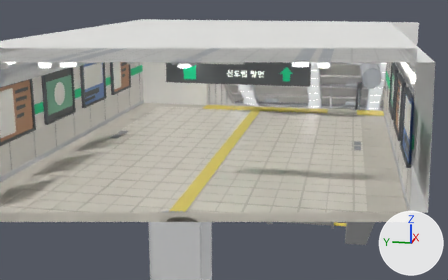
One commit to the glTF model game/public/models/map/Z4_DESCENT.glb: the scene before it, then after it.
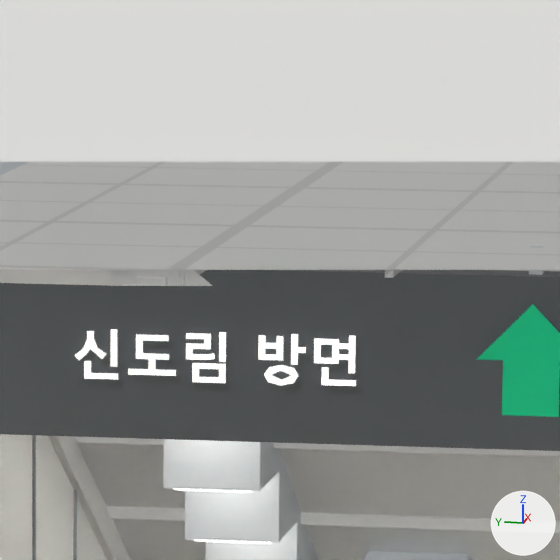
Old and new are each drawn from a camera (50 mm lens) standing at (70.76, 43.47, -1.21) and looking at (84.46, 46.21, -4.63) and again close up on the part from 48% to 65% of the width and 10% to 36% of the height. Every picture has the same lights, and +X, +Y and +Z are marked at lower right. The older version's two pictures come first. Everything nearer to the camera than a plane just in front of the edit is cut away. Where no turn or scale is listed for an object, it has been applied to the vertices. Vertices at exactly the same position are counted once.

Names of what the first close-up shows: 'B_Z4_ceil_grid', 'B_Z4_ceil_top', 'B_Z4_desc_ceil', 'B_Z4_desc_ribs', 'B_Z4_desc_wall', 'B_Z4_hq_desc_housing', 'B_Z4_hq_desc_panel', 'B_Z4_hq_desc_reveal', 'B_Z4_hq_tee', 'B_z4b_hq_sign_grn', 'B_z4b_hq_signbody', 'B_z4b_txtW' and 4 more.
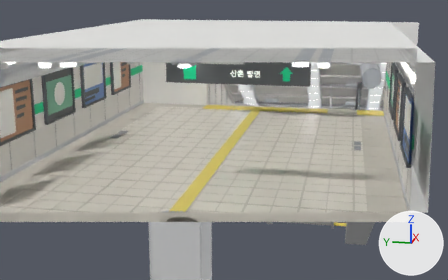
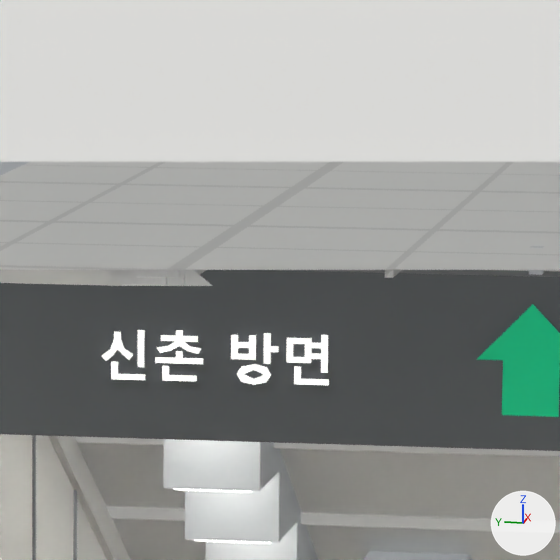
Boxes [x1, y1, x2, y2] around the edits, measured in the close-ups (560 x 560 px; the box of a moved part takes in the faces that stretch with it):
'B_z4b_txtW', reshaped (19% narrower)
    before: [74, 329, 356, 386]
    after: [102, 330, 329, 385]
part 1 of me_z4b_txtw_001, moved or reshaped
    before: [314, 335, 356, 373]
    after: [286, 335, 328, 373]
part 2 of me_z4b_txtw_001, moved or reshaped
    before: [291, 334, 306, 365]
    after: [263, 333, 279, 364]
part 3 of me_z4b_txtw_001, moved or reshaped
    before: [258, 335, 283, 361]
    after: [231, 335, 256, 360]
part 4 of me_z4b_txtw_001, moved or reshaped
    before: [74, 331, 106, 360]
    after: [102, 332, 133, 361]
part 5 of me_z4b_txtw_001, moved or reshaped
    before: [111, 329, 117, 367]
    after: [138, 330, 145, 367]
part 6 of me_z4b_txtw_001, moved or reshaped
    before: [84, 361, 118, 379]
    after: [111, 362, 145, 380]
part 7 of me_z4b_txtw_001, added
    after: [157, 330, 201, 354]
part 8 of me_z4b_txtw_001, added
    after: [155, 351, 203, 364]
part 9 of me_z4b_txtw_001, deleted
    before: [219, 332, 226, 362]
part 10 of me_z4b_txtw_001, cut back
    before: [128, 333, 356, 386]
    after: [162, 364, 329, 385]

What changed in the scene script:
```text
Change me_z4b_txtw_001:
    used by ob_b_z4b_txtw; location = (84.918, 45.796, -3.14)
    remove me_z4b_txtw_001.from_pydata(...)  # 246 vertices, 464 faces; spans x -0.003..0.003, y -0.427..0.435, z -0.084..0.072
    add me_z4b_txtw_001.from_pydata(...)  # 226 vertices, 424 faces; spans x -0.003..0.003, y -0.343..0.352, z -0.084..0.074
    me_z4b_txtw_001 part 1: the loose piece of 40 vertices spanning x -0.003..0.003, y -0.423..-0.298, z -0.042..0.072 is moved by (0.0, 0.083, 0.0)
    me_z4b_txtw_001 part 2: the loose piece of 16 vertices spanning x -0.003..0.003, y -0.273..-0.229, z -0.02..0.072 is moved by (0.0, 0.083, 0.0)
    me_z4b_txtw_001 part 3: the loose piece of 24 vertices spanning x -0.003..0.003, y -0.205..-0.13, z -0.009..0.065 is moved by (0.0, 0.083, 0.0)
    me_z4b_txtw_001 part 4: the loose piece of 24 vertices spanning x -0.003..0.003, y 0.337..0.435, z -0.024..0.065 is moved by (0.0, -0.083, 0.0)
    me_z4b_txtw_001 part 5: the loose piece of 8 vertices spanning x -0.003..0.003, y 0.303..0.323, z -0.04..0.072 is moved by (0.0, -0.083, 0.0)
    me_z4b_txtw_001 part 6: the loose piece of 12 vertices spanning x -0.003..0.003, y 0.3..0.404, z -0.08..-0.026 is moved by (0.0, -0.083, 0.0)
    me_z4b_txtw_001 part 7: a new loose piece of 38 vertices spanning x -0.003..0.003, y 0.045..0.182, z 0.004..0.074, in mat_txt_white (white #fcfcf9, glowing light grey #ddddda)
    me_z4b_txtw_001 part 8: a new loose piece of 16 vertices spanning x -0.003..0.003, y 0.04..0.185, z -0.026..0.011, in mat_txt_white (white #fcfcf9, glowing light grey #ddddda)
    me_z4b_txtw_001 part 9: the loose piece of 8 vertices spanning x -0.003..0.003, y -0.03..-0.01, z -0.017..0.072 is deleted
    me_z4b_txtw_001 part 10
    110 vertices are removed from x -0.003..0.003, y -0.427..0.268, z -0.084..0.066
    216 faces are deleted
    22 vertices are added at x -0.003, y -0.343..0.164, z -0.084..-0.022
    22 new vertices lie (0.006, 0.0, 0.0) away from vertices in x -0.003, y -0.343..0.164, z -0.084..-0.022
    88 new faces join them
```
